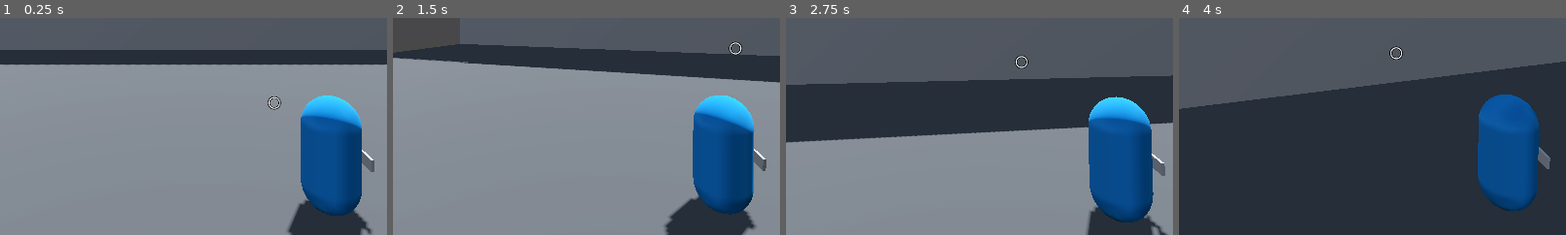
Above: before the commit, frames 1-4 (left to right).
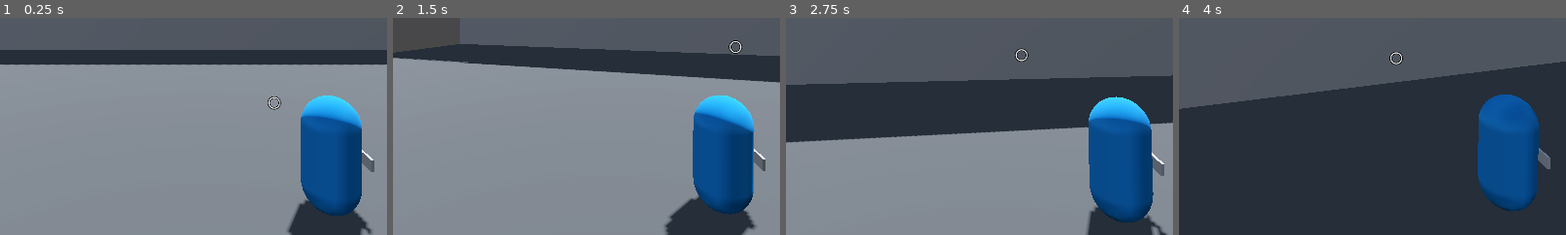
Above: after the commit, the same moments.

Repository: Sighco-git/Third-Person-Learning
Game: Godot game, scene res://Levels/sandbox.tscn
Two runs of this game, one before a commit and one after it. Both use one fixed random seed, a clock stepped at 60 frames per second and the inputs below.
Inputs (mouse positions are % of the whole screen's width and height, from its top left):
- Up to frame 1 (0.25 s): no input
- Up to frame 2 (1.5 s): tap Enter (ui_accept) at 0.5, 0.77 s; move the mouse to (55, 50) at 0.52 s; hold W (move_forward) from 0.53 s (still down); move the mouse to (45, 50) at 1.27 s
- Up to frame 3 (2.75 s): keep holding W (move_forward); tap Enter (ui_accept) at 1.52 s; move the mouse to (52, 48) at 2.02 s
- Up to frame 4 (4 s): keep holding W (move_forward); move the mouse to (49, 52) at 2.77 s; tap Enter (ui_accept) at 3.02, 3.77 s; move the mouse to (57, 51) at 3.52 s
The pictures show only the part of the screen within x 22-72%, y 50-100%; the shares and areas given below are measured in that part.

The runs differ from the first frame. In frame 1, less than 0.1% of the frame differs, in the area x 93-95%, y 61-63%; in frame 2, 0.2%; in frame 3, 0.2%, in the area x 59-98%, y 13-73%; in frame 4, 0.2%.

Commit message:
Vertical aiming working

Diff:
--- a/Player/player.gd
+++ b/Player/player.gd
@@ -4,6 +4,7 @@
 @onready var spring_arm_3d: SpringArm3D = $Pivot/SpringArm3D
 @onready var pivot: Node3D = $Pivot
 @export var sensitivity := 0.005
+@onready var weapon_holder: Node3D = $Pivot/WeaponHolder
 const SPEED = 5.0
 const JUMP_VELOCITY = 4.5
 
@@ -19,6 +20,7 @@
 			deg_to_rad(-75),   # looking down limit
 			deg_to_rad(20)     # looking up limit
 		)
+		weapon_holder.global_rotation.x = spring_arm_3d.rotation.x
 
 func _physics_process(delta: float) -> void:
 	# Add the gravity.
--- a/Player/player.tscn
+++ b/Player/player.tscn
@@ -33,5 +33,8 @@
 
 [node name="PlayerCamera" type="Camera3D" parent="Pivot/SpringArm3D" unique_id=1203522484]
 
-[node name="PlaceholderGun" parent="Pivot" unique_id=1260822461 instance=ExtResource("3_btcbx")]
-transform = Transform3D(1, 0, 0, 0, 1, 0, 0, 0, 1, 0.63763475, -0.51894665, 0)
+[node name="WeaponHolder" type="Node3D" parent="Pivot" unique_id=2058093688]
+transform = Transform3D(1, 0, 0, 0, 1, 0, 0, 0, 1, 0.6128051, -0.3770628, 0)
+
+[node name="PlaceholderGun" parent="Pivot/WeaponHolder" unique_id=1260822461 instance=ExtResource("3_btcbx")]
+transform = Transform3D(1, 0, 0, 0, 1, 0, 0, 0, 1, 0.022561312, -0.14188385, 0)
--- /dev/null
+++ b/Player/weapon_lag.gd
@@ -0,0 +1,12 @@
+extends Node3D
+
+@onready var player: CharacterBody3D = $"../../.."
+
+# Called when the node enters the scene tree for the first time.
+func _ready() -> void:
+	pass # Replace with function body.
+
+
+# Called every frame. 'delta' is the elapsed time since the previous frame.
+func _process(delta: float) -> void:
+	rotation.x = player.verticle_aim
Not shown, added: Player/weapon_lag.gd.uid
